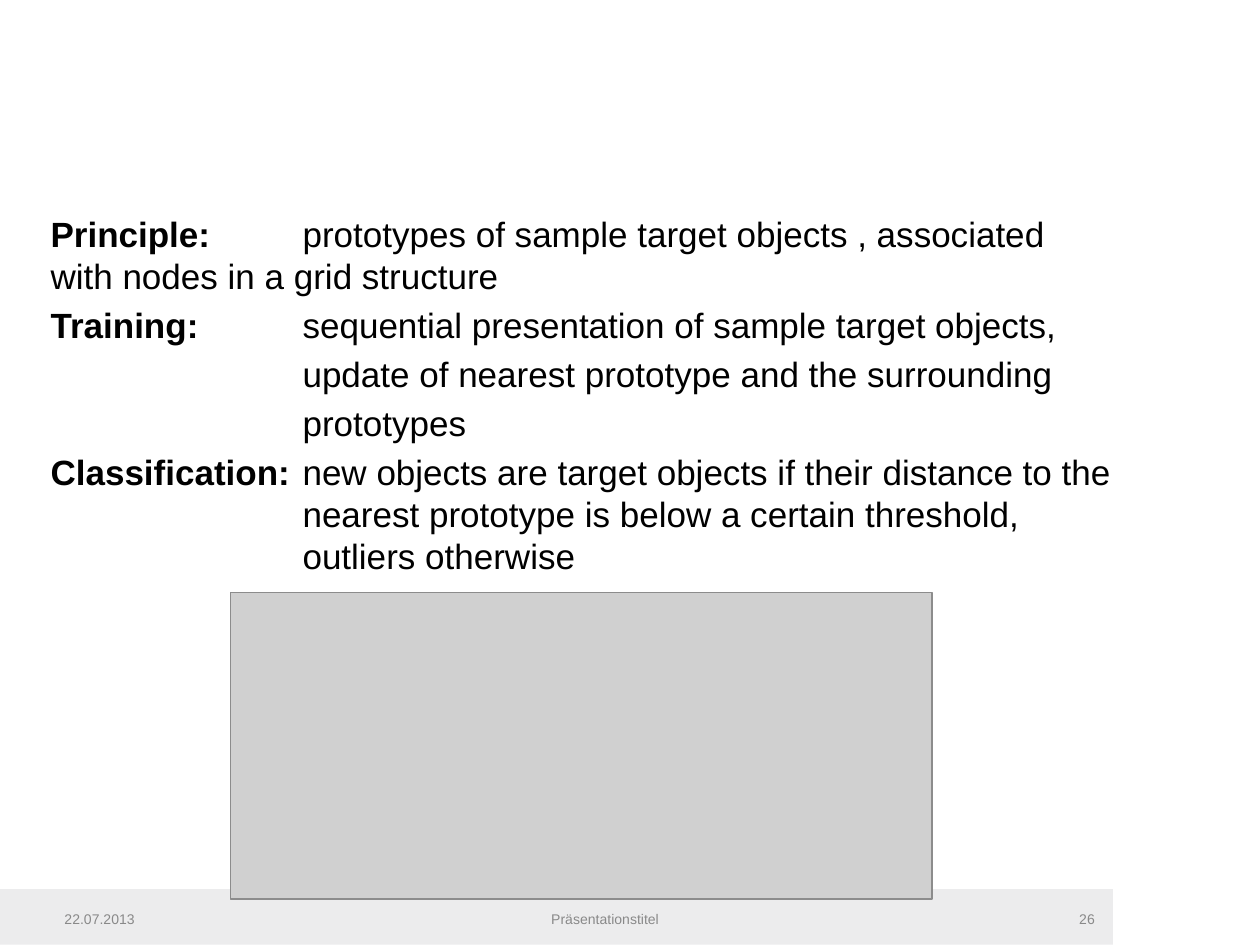
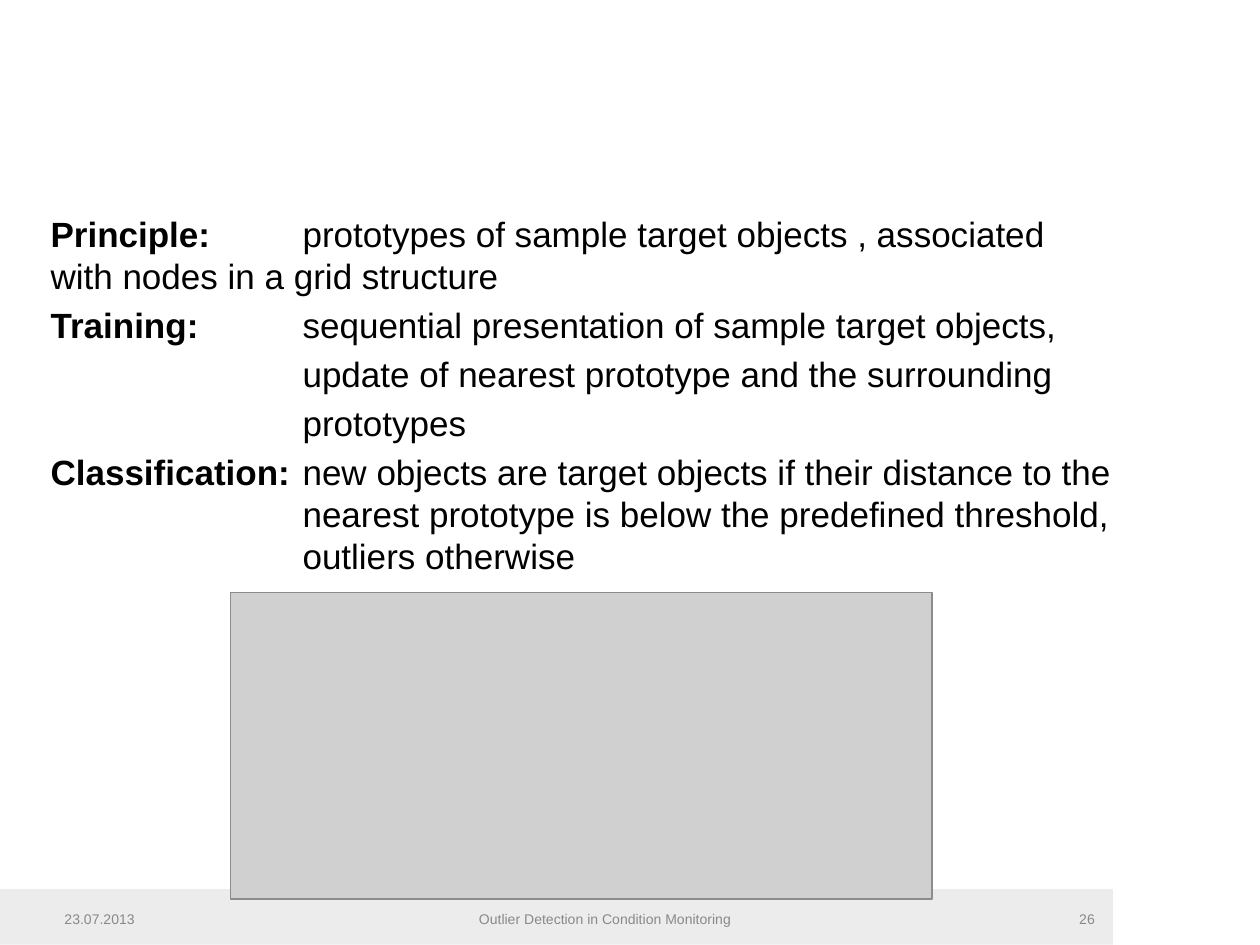
Before and after one commit to fera0013/MasterThesis, a slide deck: slide 26 of Documentation/SemiSupervisedMethodsInConditionMonitoring2.pptx. Drawn at 1260x945 pixels with LibreOffice and Linux fonts; fonts in the diff are those of the drawing; grey boxes stand for pictures; background and template pictures are left out. Boxes give left, top, right and bottom in pixels: in the first picture for what was removed or moved away, otherwise in the second. Text is boxed around its words. In the diff, an @@ line names an element or a change of style, - is before the commit and + after.

Commit message:
Outlier Detection in Condition Monitoring Presentation

```diff
--- a/Documentation/SemiSupervisedMethodsInConditionMonitoring2.pptx
+++ b/Documentation/SemiSupervisedMethodsInConditionMonitoring2.pptx
@@ text at (51, 459, 1111, 534): text changed @@
-Classification: new objects are target objects if their distance to the nearest prototype is below a certain threshold, outliers otherwise
+Classification: new objects are target objects if their distance to the nearest prototype is below the predefined threshold, outliers otherwise
@@ text at (64, 914, 134, 924): text changed @@
-22.07.2013
+23.07.2013
@@ text at (479, 914, 731, 927): text changed @@
-Präsentationstitel
+Outlier Detection in Condition Monitoring
```
Also in this commit, not shown: 41 other slides changed.
